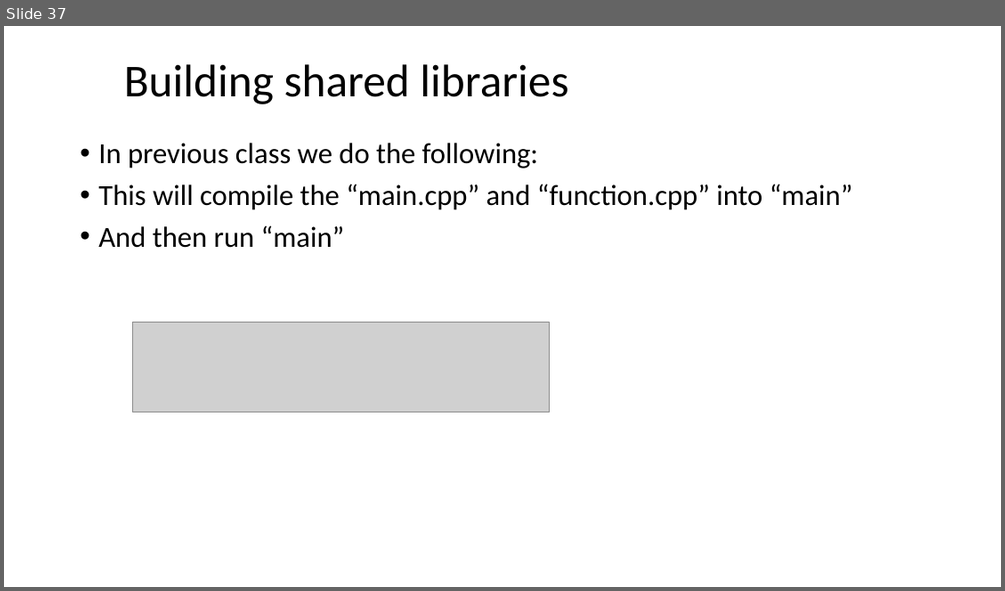
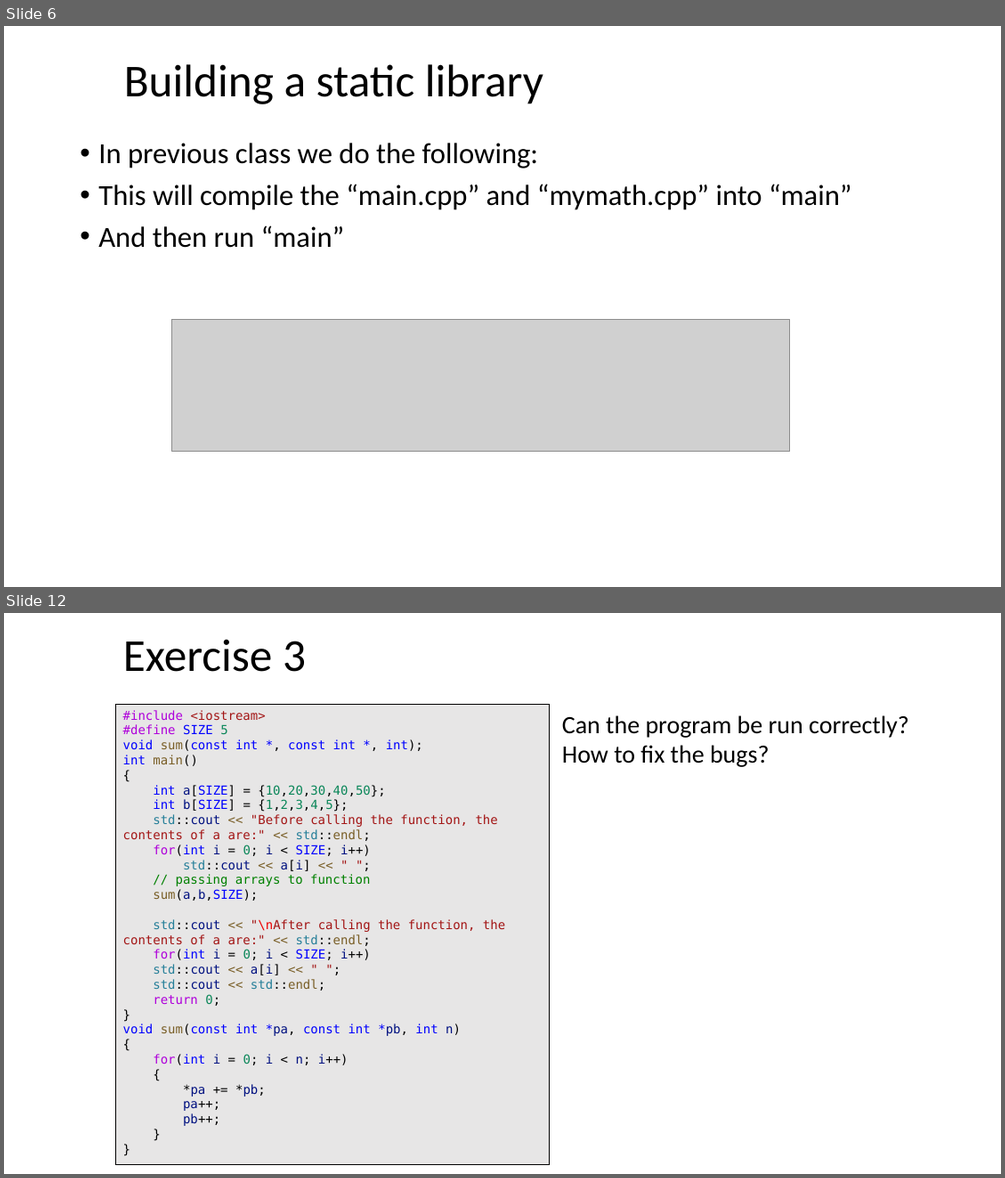
Before and after one commit to ShiqiYu/CPP, a slide deck: week06/Lab06.pptx. Shown one above the other, each under a label of ours: slide 37 before the commit, slides 6 and 12 after it; the slides between them are not shown. The pictures are 1005x591 and 1005x1178 pixels, drawn with LibreOffice and Linux fonts; fonts in the diff are those of the drawing; grey boxes stand for pictures; background and template pictures are left out. Boxes give left, top, right and bottom in pixels: in the first picture for what was removed or moved away, otherwise in the second. Text is boxed around its words. In the diff, an @@ line names an element or a change of style, - is before the commit and + after.

```diff
--- a/week06/Lab06.pptx
+++ b/week06/Lab06.pptx
@@ slide 12 added at box(4, 613, 1001, 1174), background #FFFFFF @@
@@ title added at box(123, 639, 306, 672), 44 pt, text #000000 @@
+Exercise 3
@@ rectangle added at box(115, 704, 550, 1164), fill #E7E6E6, outline #000000 0.75 pt, 12 pt, text #A31515 @@
+#include <iostream>
+#define SIZE 5
+void sum(const int *, const int *, int);
+int main()
+{
+int a[SIZE] = {10,20,30,40,50};
+int b[SIZE] = {1,2,3,4,5};
+std::cout << "Before calling the function, the contents of a are:" << std::endl;
+for(int i = 0; i < SIZE; i++)
+std::cout << a[i] << " ";
+// passing arrays to function
+sum(a,b,SIZE);
+std::cout << "\nAfter calling the function, the contents of a are:" << std::endl;
+for(int i = 0; i < SIZE; i++)
+std::cout << a[i] << " ";
+std::cout << std::endl;
+return 0;
+}
+void sum(const int *pa, const int *pb, int n)
+{
+for(int i = 0; i < n; i++)
+{
+*pa += *pb;
+pa++;
+pb++;
+}
+}
@@ text added at box(562, 715, 909, 767), 24 pt, text #000000 @@
+Can the program be run correctly?
+How to fix the bugs?
@@ what was slide 37 is now slide 6 @@
@@ slide 6 changed as well @@
@@ title at box(124, 64, 543, 104): text changed @@
-Building shared libraries
+Building a static library
@@ text at box(98, 184, 852, 210): text changed @@
-• This will compile the “main.cpp” and “function.cpp” into “main”
+• This will compile the “main.cpp” and “mymath.cpp” into “main”
@@ picture removed at box(133, 321, 549, 412) @@
@@ picture added at box(172, 320, 790, 451) @@
```
Also in this commit, not shown: 3 other slides changed, 8 other slides added, 40 slides removed, 4 other files.
